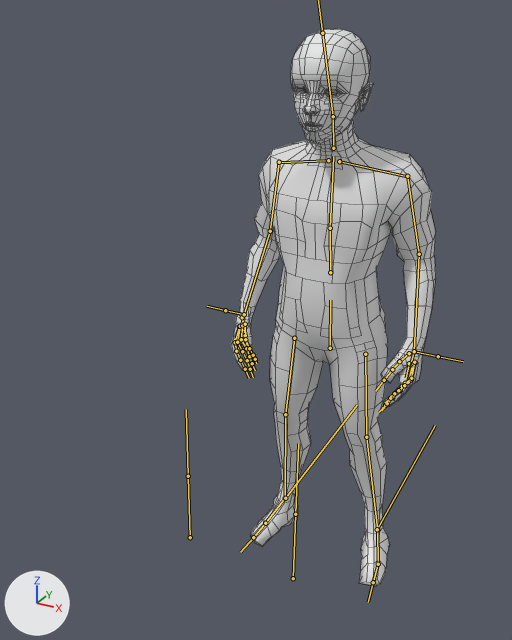
One commit to the FBX model Assets/npc.fbx: the scene before it, then after it.
Before and after are seen from a 50 mm camera at (2.74, -6.85, 6.35) aimed at (-0.35, -1.23, 3.54). The axes (+X, +Y, +Z) are drawn at lower left. The lights are the same throughout. Both versions are drawn at frame 1 of the action 'NPC|Idle.001'; the numbers are the values there. The bones that bend it are drawn over the model as lines. Mesh edges are drawn as thin lines.

The first picture shows 'body'.
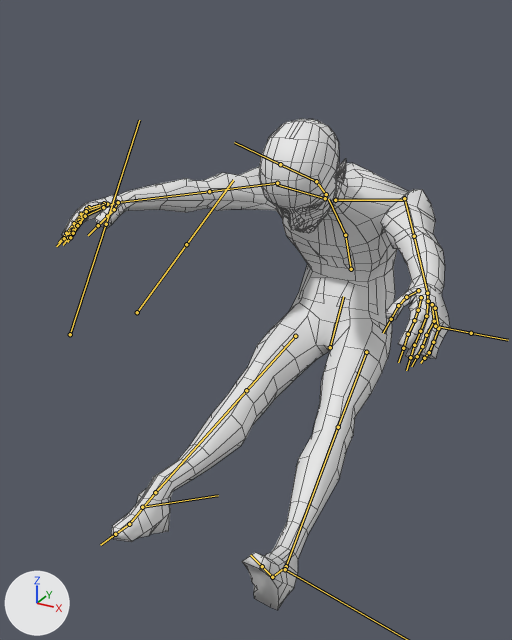
The edits, one by one:
Bone 'hips' (bone_hips) moves from (0.0, -0.01, 0.0) to (0.0, 0.0, 0.0).
Bone 'hips' (bone_hips) turns from (0, 0, 0) to (-38, 0, 0) degrees about its own x, y and z.
Bone 'spine' (bone_spine) turns from (0, 0, 0) to (56, 0, 0) degrees about its own x, y and z.
Bone 'chest' (bone_chest) turns from (0, 0, 0) to (29, 0, 0) degrees about its own x, y and z.
Bone 'upper_arm.L' (bone_upper_arm_l) turns from (1, 0, 0) to (-78, -54, -56) degrees about its own x, y and z.
Bone 'forearm.L' (bone_forearm_l) turns from (-2, 0, 0) to (27, -11, -3) degrees about its own x, y and z.
Bone 'upper_arm.R' (bone_upper_arm_r) turns from (-1, 0, 0) to (-50, 58, 87) degrees about its own x, y and z.
Bone 'forearm.R' (bone_forearm_r) turns from (1, 0, 0) to (28, 13, 4) degrees about its own x, y and z.
Bone 'thigh.L' (bone_thigh_l) turns from (-3, -1, -1) to (-30, -9, 2) degrees about its own x, y and z.
Bone 'shin.L' (bone_shin_l) turns from (4, 0, 1) to (-8, 1, 0) degrees about its own x, y and z.
Bone 'foot.L' (bone_foot_l) turns from (-2, 1, -1) to (-7, 12, 13) degrees about its own x, y and z.
Bone 'thigh.R' (bone_thigh_r) turns from (-3, 1, 1) to (-40, 4, 2) degrees about its own x, y and z.
Bone 'shin.R' (bone_shin_r) turns from (4, 0, -1) to (-8, 0, -1) degrees about its own x, y and z.
Bone 'foot.R' (bone_foot_r) turns from (-2, -1, 1) to (21, 0, -53) degrees about its own x, y and z.

What differs and where, as boxes [x1, y1, x2, y2] in the pictures (512 x 640 px):
'body', posed (89% wider, 12% shorter)
    before: [231, 29, 436, 587]
    after: [62, 119, 450, 610]
bone 'hips', root to tip
    before: (330, 348) to (330, 300)
    after: (330, 347) to (343, 296)
bone 'spine', root to tip
    before: (330, 272) to (330, 228)
    after: (351, 269) to (345, 235)
bone 'chest', root to tip
    before: (330, 228) to (333, 156)
    after: (345, 235) to (328, 199)
bone 'upper_arm.L', root to tip
    before: (407, 176) to (419, 254)
    after: (404, 198) to (414, 236)
bone 'forearm.L', root to tip
    before: (419, 254) to (414, 351)
    after: (414, 236) to (427, 293)
bone 'upper_arm.R', root to tip
    before: (279, 162) to (270, 231)
    after: (277, 183) to (209, 191)
bone 'forearm.R', root to tip
    before: (270, 231) to (244, 314)
    after: (209, 191) to (117, 202)
bone 'thigh.L', root to tip
    before: (365, 354) to (366, 437)
    after: (366, 352) to (338, 427)
bone 'shin.L', root to tip
    before: (366, 437) to (377, 529)
    after: (338, 427) to (286, 566)
bone 'foot.L', root to tip
    before: (377, 529) to (378, 564)
    after: (286, 566) to (272, 577)
bone 'thigh.R', root to tip
    before: (294, 338) to (285, 414)
    after: (295, 336) to (246, 390)
bone 'shin.R', root to tip
    before: (285, 414) to (285, 498)
    after: (246, 390) to (155, 492)
bone 'foot.R', root to tip
    before: (285, 498) to (265, 523)
    after: (155, 492) to (129, 524)
